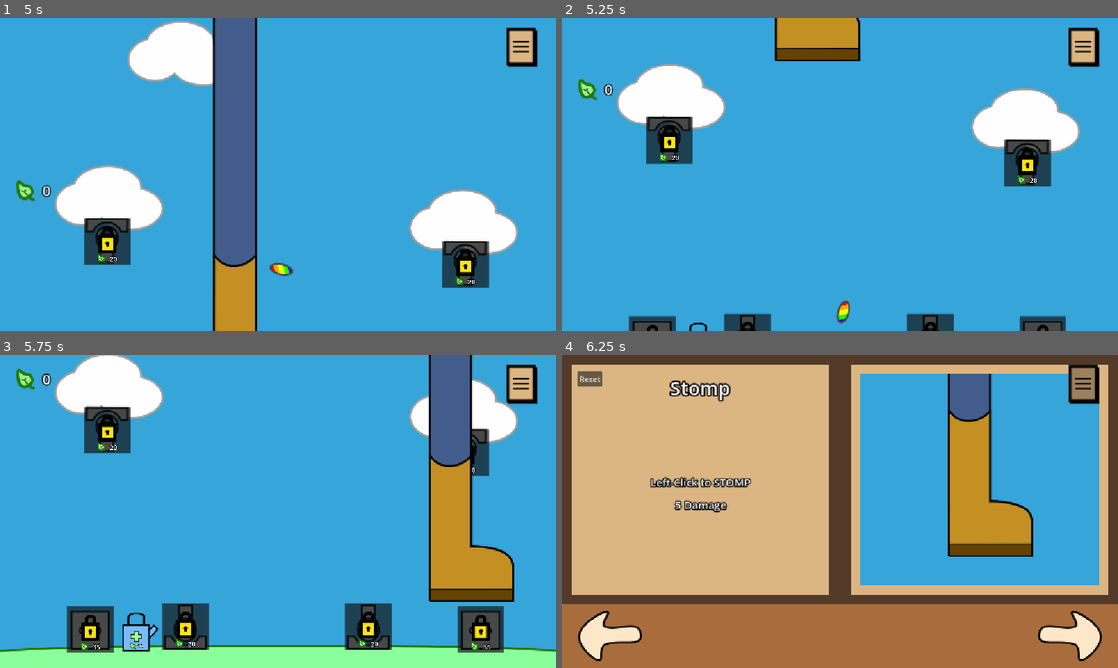
Above: before the commit, frames 1-4 (two rows, left to right).
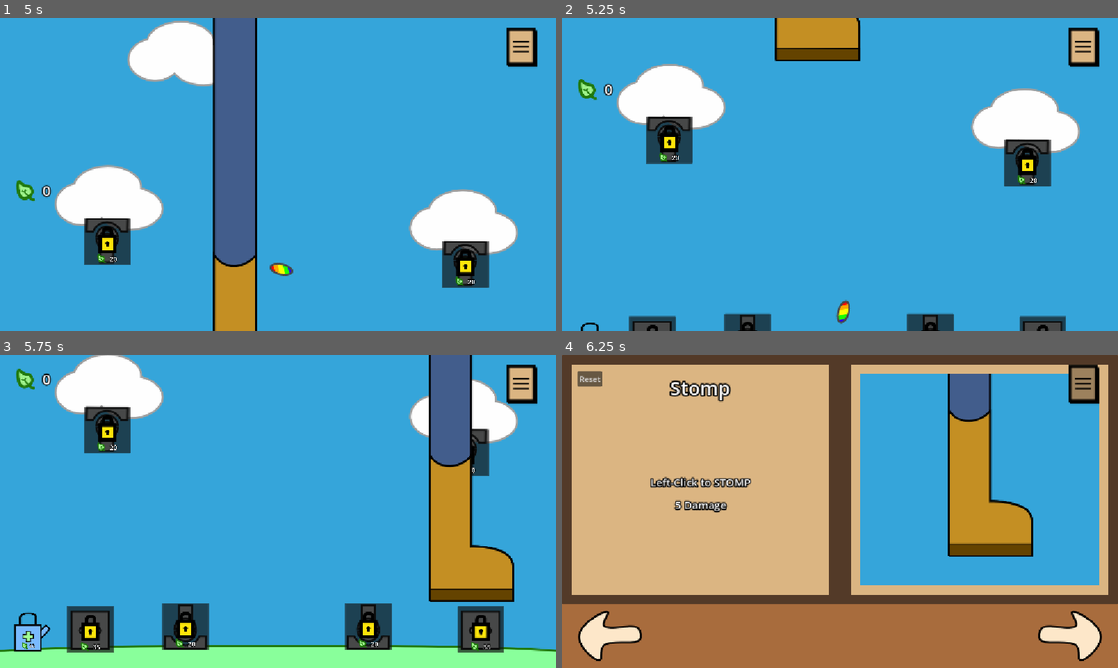
Above: after the commit, the same moments.

Repository: ShadowArcher289/guard-a-tree
Game: Godot game, scene res://scenes/title_screen.tscn
Two runs of this game, one before a commit and one after it. Both use one fixed random seed, a clock stepped at 60 frames per second and the inputs below.
Inputs (mouse positions are in pixels of both pictures, inside the frame that each line leads up to):
- Up to frame 1 (5 s): click (211, 240) at 0.5 s; click (366, 243) at 1.25 s; move the mouse to (400, 158) at 2.02 s; click (400, 158) at 2.17 s; move the mouse to (166, 190) at 2.77 s; click (166, 190) at 2.92 s; move the mouse to (333, 105) at 3.52 s; click (333, 105) at 3.67 s; move the mouse to (250, 237) at 4.27 s; click (250, 237) at 4.42 s
- Up to frame 2 (5.25 s): click (1029, 262) at 5.02 s
- Up to frame 3 (5.75 s): no input
- Up to frame 4 (6.25 s): click (1084, 386) at 5.75 s

Frame 1 is identical in both runs. In frame 2, less than 0.1% of the frame differs, in the area x 3-27%, y 97-100%; in frame 3, 1.1%, in the area x 2-29%, y 82-95%; in frame 4, nothing differs.

Commit message:
Laser Turret should now work for mobile, the camera moving should now be fixed.

Diff:
--- a/scenes/game.tscn
+++ b/scenes/game.tscn
@@ -349,6 +349,7 @@
 vertical_alignment = 1
 
 [node name="TreeNameLabel" type="Label" parent="."]
+z_index = 1
 offset_left = 532.0
 offset_top = 598.0
 offset_right = 630.0
@@ -411,9 +412,9 @@
 text = "Continue"
 
 [node name="WaterCan" parent="." instance=ExtResource("18_1kice")]
-offset_left = 224.0
+offset_left = 1.5258789e-05
 offset_top = 497.0
-offset_right = 352.0
+offset_right = 128.00002
 offset_bottom = 625.0
 
 [connection signal="toggled" from="CanvasLayer/ToggleKitbookButton" to="." method="_on_toggle_kitbook_button_toggled"]
--- a/scenes/laser_turret.tscn
+++ b/scenes/laser_turret.tscn
@@ -77,7 +77,7 @@
 offset_top = -67.0
 offset_right = 27.0
 offset_bottom = -15.0
-button_mask = 2
+button_mask = 3
 flat = true
 metadata/_edit_use_anchors_ = true
 
--- a/scripts/Globals.gd
+++ b/scripts/Globals.gd
@@ -4,6 +4,7 @@
 
 #Game
 const GRAVITY = 9.8;
+var ogCameraPosition;
 var game_mode : String = "tutorial" # the default game mode is tutorial
 var enemyCount : int = 0; # holds the current number of enemies in the game.
 signal weaponUnlocked;
--- a/scripts/game.gd
+++ b/scripts/game.gd
@@ -44,11 +44,12 @@
 	end_of_tutorial_card.hide();
 	reset_button.hide();
 
-	if Globals.game_mode == "tutorial": 	#start animations and different game modes
+	if Globals.game_mode == "tutorial": 	# start animations and different game modes
 		seed.texture = BASICSEEDTEXTURE;
 		animation_player.play("Start_Tutorial");
 		await animation_player.animation_finished;
 		await get_tree().create_timer(0.5).timeout;
+		Globals.ogCameraPosition = camera_2d.global_position; # set the base camera position
 		tree_spawner.spawn();
 		hp_bar.show();
 		termite_spawner_1.spawn();
@@ -63,6 +64,7 @@
 		animation_player.play("Start_Endless");
 		await animation_player.animation_finished;
 		await get_tree().create_timer(0.5).timeout;
+		Globals.ogCameraPosition = camera_2d.global_position; # set the base camera position
 		tree_spawner.spawn();
 		hp_bar.show();
 		termite_spawner_1.spawn();
@@ -98,6 +100,7 @@
 	get_tree().paused = false;
 	tree_name_label.text = Globals.treeName;
 	treeNameSet.emit();
+
 
 func end_of_tutorial() -> void:
 	get_tree().paused = true;
--- a/scripts/laser_turret.gd
+++ b/scripts/laser_turret.gd
@@ -102,12 +102,11 @@
 
 func camera_shake() -> void: # shakes the camera
 	var camera = get_tree().get_root().get_node("Game").get_child(0); # get the camera node (using very sloppy code)
-	var ogCameraPos = camera.global_position;
 	for i in 8: # move the camera 8 times to make it look like it's shaking.
 		camera.position += Vector2(randi_range(-10, 10), randi_range(-10, 10));
 		await get_tree().create_timer(0.1).timeout;
-		camera.position = ogCameraPos; # set camera to the origional position
-	camera.global_position = ogCameraPos;
+		camera.global_position = Globals.ogCameraPosition; # set camera to the origional position
+	camera.global_position = Globals.ogCameraPosition;
 
 
 func hide_laser() -> void: # hide the laser
